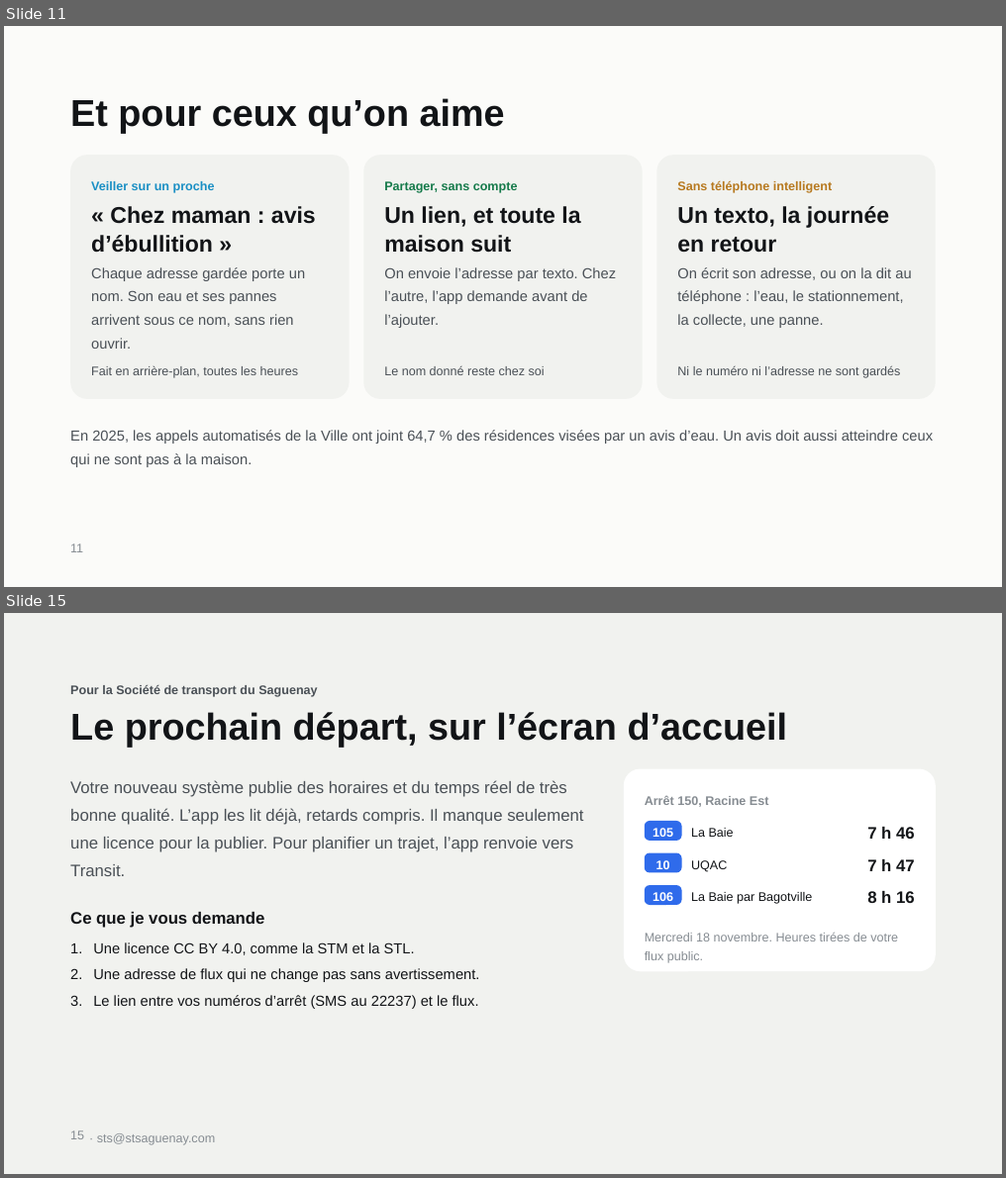
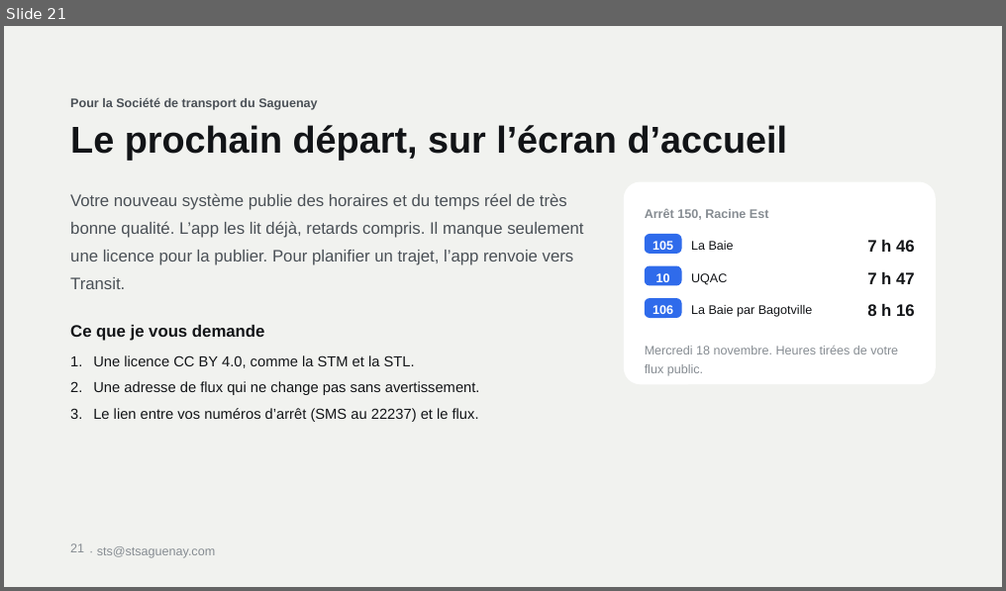
Before and after one commit to gotflo/saguenay_aujourdhui, a slide deck: Saguenay-Aujourdhui.pptx. Shown one above the other, each under a label of ours: slides 11 and 15 before the commit, slide 21 after it; the slides between them are not shown. The pictures are 1006x1178 and 1006x591 pixels, drawn with LibreOffice and Linux fonts; fonts in the diff are those of the drawing. Boxes give left, top, right and bottom in pixels: in the first picture for what was removed or moved away, otherwise in the second. Text is boxed around its words. In the diff, an @@ line names an element or a change of style, - is before the commit and + after.

Commit message:
Une présentation qui se comprend sans présentateur
24 diapos avec de vraies captures de l'app : l'essentiel en 30 secondes,
les maisons éparpillées, ce qui est nouveau, les douze sources, le widget,
les alertes, les travaux et voies fermées, l'achalandage des urgences, le
bus, l'assistant, les proches et ce que l'app évite au quotidien.

```diff
--- a/Saguenay-Aujourdhui.pptx
+++ b/Saguenay-Aujourdhui.pptx
@@ slide 11 removed at (x1=4, y1=26, x2=1002, y2=587), background #FBFBF9 @@
@@ title removed at (x1=70, y1=98, x2=505, y2=133) @@
-Et pour ceux qu’on aime
@@ rounded rectangle removed at (x1=70, y1=155, x2=350, y2=399) @@
@@ rounded rectangle removed at (x1=364, y1=155, x2=643, y2=399) @@
@@ rounded rectangle removed at (x1=656, y1=155, x2=936, y2=399) @@
@@ text removed at (x1=91, y1=181, x2=215, y2=193) @@
-Veiller sur un proche
@@ text removed at (x1=384, y1=181, x2=518, y2=193) @@
-Partager, sans compte
@@ text removed at (x1=677, y1=180, x2=832, y2=193) @@
-Sans téléphone intelligent
@@ text removed at (x1=91, y1=206, x2=316, y2=253) @@
-« Chez maman : avis d’ébullition »
@@ text removed at (x1=384, y1=206, x2=580, y2=253) @@
-Un lien, et toute la maison suit
@@ text removed at (x1=677, y1=206, x2=889, y2=253) @@
-Un texto, la journée en retour
@@ text removed at (x1=91, y1=268, x2=305, y2=349) @@
-Chaque adresse gardée porte un nom. Son eau et ses pannes arrivent sous ce nom, sans rien ouvrir.
@@ text removed at (x1=384, y1=268, x2=616, y2=328) @@
-On envoie l’adresse par texto. Chez l’autre, l’app demande avant de l’ajouter.
@@ text removed at (x1=677, y1=268, x2=911, y2=328) @@
-On écrit son adresse, ou on la dit au téléphone : l’eau, le stationnement, la collecte, une panne.
@@ text removed at (x1=91, y1=367, x2=298, y2=378) @@
-Fait en arrière-plan, toutes les heures
@@ text removed at (x1=384, y1=367, x2=545, y2=375) @@
-Le nom donné reste chez soi
@@ text removed at (x1=677, y1=366, x2=900, y2=378) @@
-Ni le numéro ni l’adresse ne sont gardés
@@ text removed at (x1=70, y1=430, x2=933, y2=468) @@
-En 2025, les appels automatisés de la Ville ont joint 64,7 % des résidences visées par un avis d’eau. Un avis doit aussi atteindre ceux qui ne sont pas à la maison.
@@ page number removed at (x1=70, y1=544, x2=83, y2=553) @@
-11
@@ what was slide 15 is now slide 21 @@
@@ page number at (x1=70, y1=544, x2=84, y2=553): text changed @@
-15
+21
```
Also in this commit, not shown: 4 slides changed, 17 slides added, 10 other slides removed.
